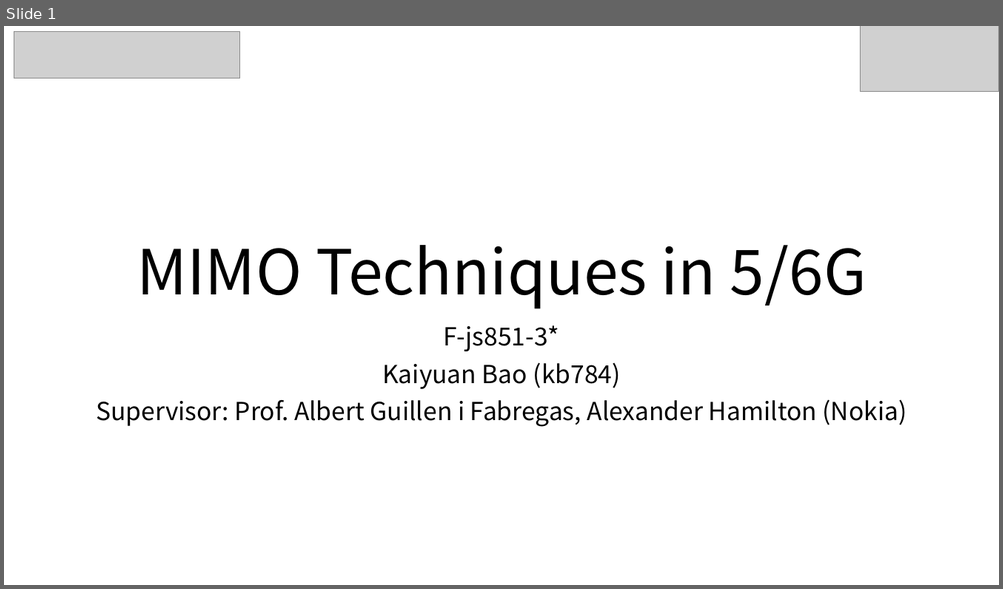
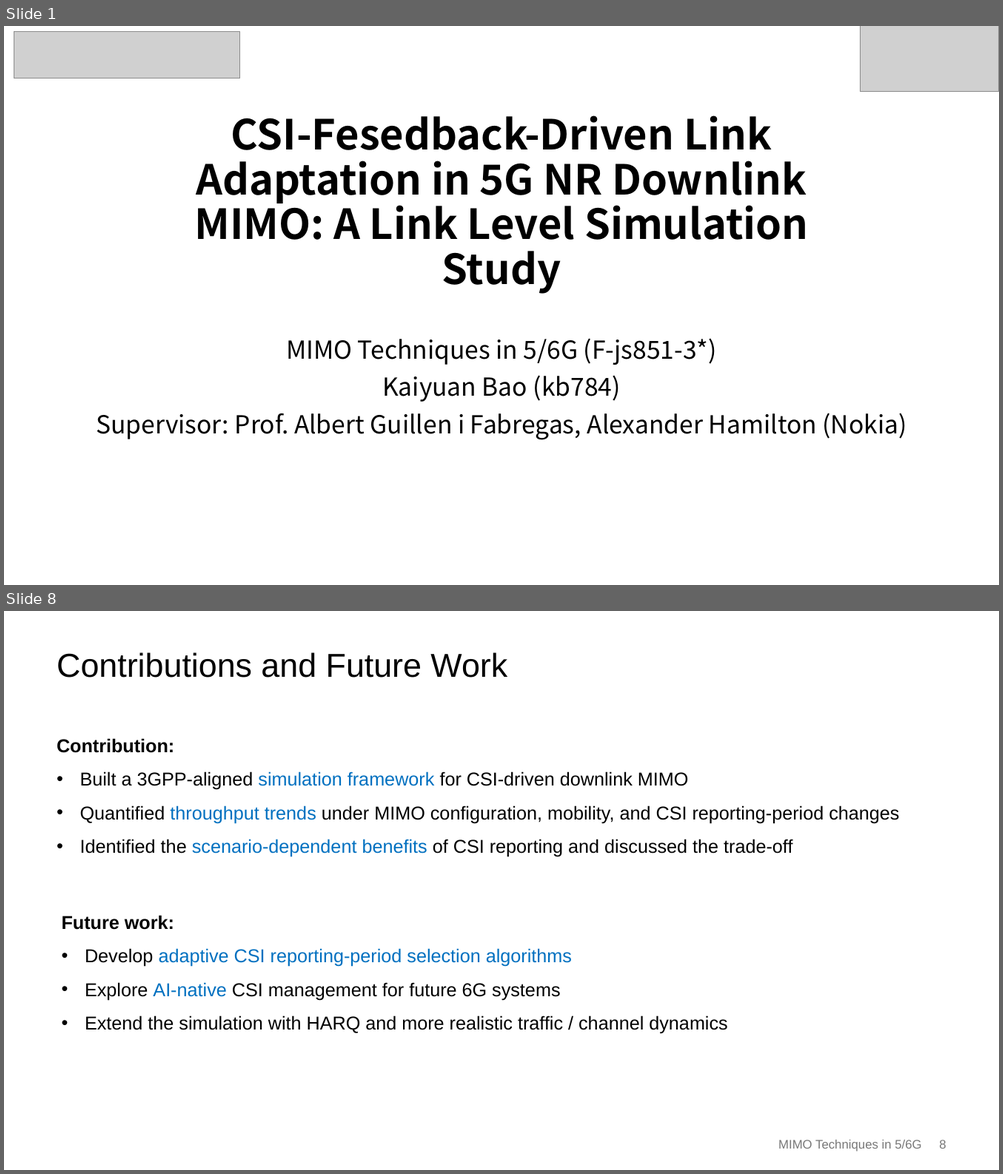
Before and after one commit to Bariumoxid/MIMOTechniques, a slide deck: PPT/Final_PPT/PPT_Final.pptx. Shown one above the other, each under a label of ours: slide 1 before the commit, slides 1 and 8 after it; the slides between them are not shown. The pictures are 1003x589 and 1003x1174 pixels, drawn with LibreOffice and Linux fonts; fonts in the diff are those of the drawing; grey boxes stand for pictures. Boxes give left, top, right and bottom in pixels: in the first picture for what was removed or moved away, otherwise in the second. Text is boxed around its words. In the diff, an @@ line names an element or a change of style, - is before the commit and + after.

```diff
--- a/PPT/Final_PPT/PPT_Final.pptx
+++ b/PPT/Final_PPT/PPT_Final.pptx
@@ slide 8 added at box(4, 611, 999, 1170), background #FFFFFF @@
@@ title added at box(57, 652, 507, 678), 32 pt, text #000000 @@
+Contributions and Future Work
@@ text added at box(57, 738, 899, 857), 18 pt, text #000000 @@
+Contribution:
+• Built a 3GPP-aligned simulation framework for CSI-driven downlink MIMO
+• Quantified throughput trends under MIMO configuration, mobility, and CSI reporting-period changes
+• Identified the scenario-dependent benefits of CSI reporting and discussed the trade-off
@@ text added at box(62, 915, 727, 1034), 18 pt, text #000000 @@
+Future work:
+• Develop adaptive CSI reporting-period selection algorithms
+• Explore AI-native CSI management for future 6G systems
+• Extend the simulation with HARQ and more realistic traffic / channel dynamics
@@ text added at box(778, 1140, 945, 1152), 12 pt, text #797979 @@
+MIMO Techniques in 5/6G 8
@@ slide 1 changed as well @@
@@ title at box(194, 116, 808, 294): text changed; size 60 to 40 pt; bold on @@
-MIMO Techniques in 5/6G
+CSI-Fesedback-Driven Link Adaptation in 5G NR Downlink MIMO: A Link Level Simulation Study
@@ subtitle "MIMO Techniques in 5/6G (F-js851-3*)": place and size @@
-subtitle "MIMO Techniques in 5/6G (F-js851-3*)" at box(96, 326, 907, 427)
+subtitle "MIMO Techniques in 5/6G (F-js851-3*)" at box(96, 338, 907, 440)
@@ subtitle at box(286, 338, 717, 365): text changed @@
-F-js851-3*
+MIMO Techniques in 5/6G (F-js851-3*)
```
Also in this commit, not shown: 2 other slides changed, 4 other slides added, 6 slides removed.
